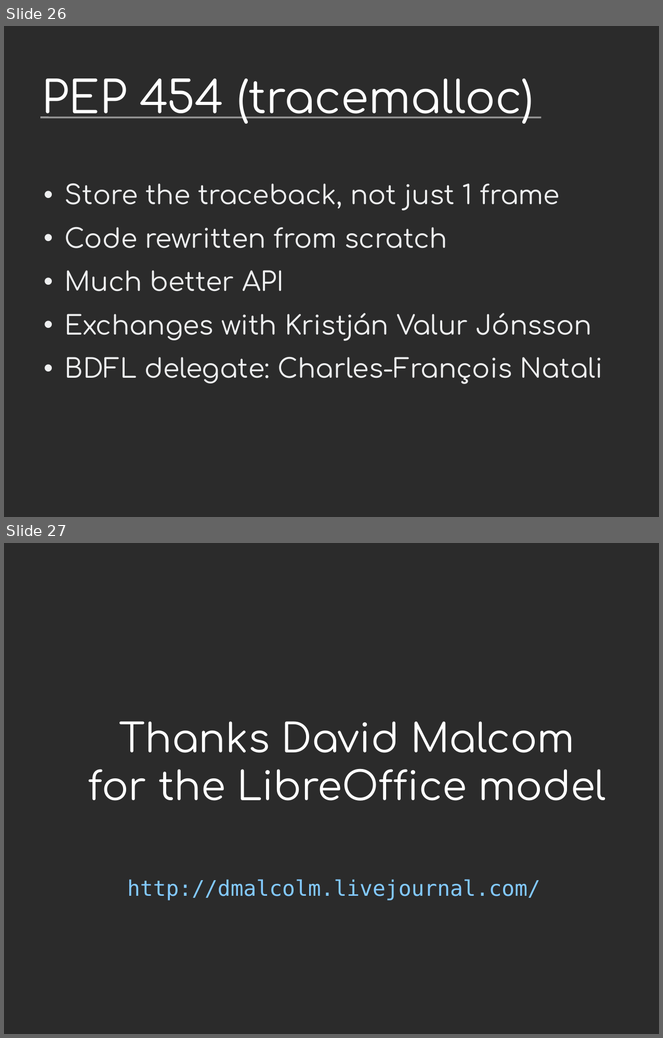
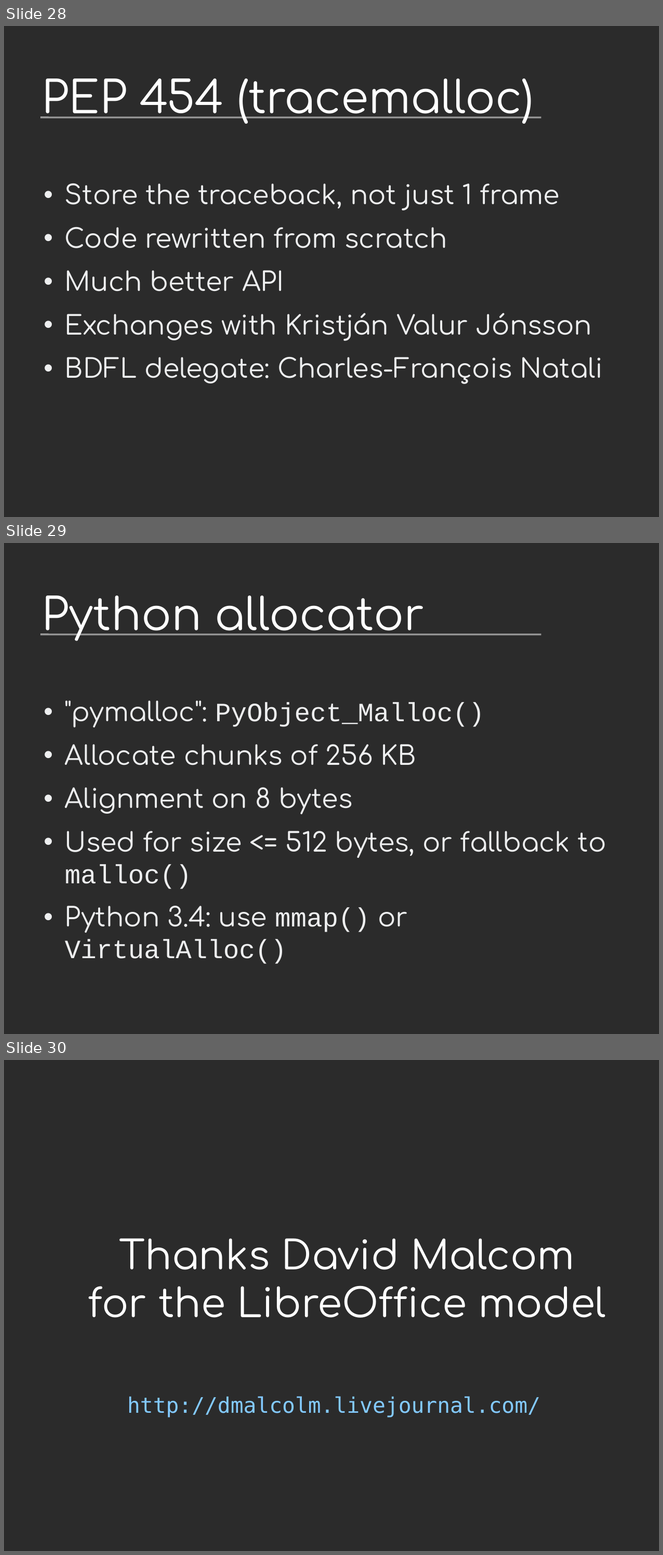
Before and after one commit to vstinner/talks, a slide deck: 2014-Pycon-Montreal/tracemalloc.odp. Shown one above the other, each under a label of ours: slides 26 and 27 before the commit, slides 28, 29 and 30 after it. The pictures are 663x1038 and 663x1555 pixels, drawn with LibreOffice and Linux fonts; fonts in the diff are those of the drawing; background and template pictures are left out; a plain dark background stands for a picture behind light text. Boxes give left, top, right and bottom in pixels: in the first picture for what was removed or moved away, otherwise in the second. Text is boxed around its words. In the diff, an @@ line names an element or a change of style, - is before the commit and + after.

```diff
--- a/2014-Pycon-Montreal/tracemalloc.odp
+++ b/2014-Pycon-Montreal/tracemalloc.odp
@@ slide 29 added at box(4, 543, 659, 1034), background picture (left out); not listed: 1 template element that a slide beside it also shows @@
@@ title added at box(41, 596, 425, 641), 54 pt, text #FFFFFF @@
+Python allocator
@@ text added at box(65, 701, 607, 964), 32 pt, text #EEEFF0 @@
+• "pymalloc": PyObject_Malloc()
+• Allocate chunks of 256 KB
+• Alignment on 8 bytes
+• Used for size <= 512 bytes, or fallback to malloc()
+• Python 3.4: use mmap() or VirtualAlloc()
@@ what was slide 26 is now slide 28 @@
@@ what was slide 27 is now slide 30 @@
```
Also in this commit, not shown: 2 other slides added, 1 other file.
